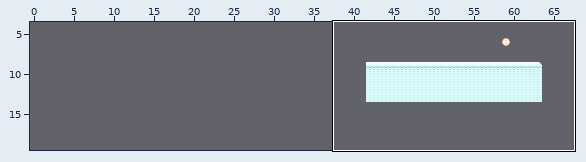
An edit to a level. Tiled map, resources/maps/level5.tmx. The first picture is a wide view before the edit; the outline marks the close-up.
Close-up. Before the edit:
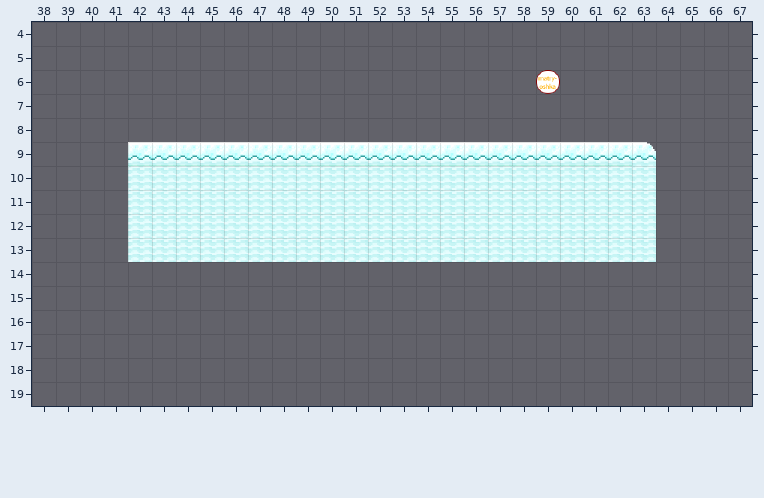
Cells are 32x32 px. Shown: x 38..67, y 4..19. The commit also changed other parts of the map, which this record leaves out. The old version is drawn lined up with the new one.
Once edited:
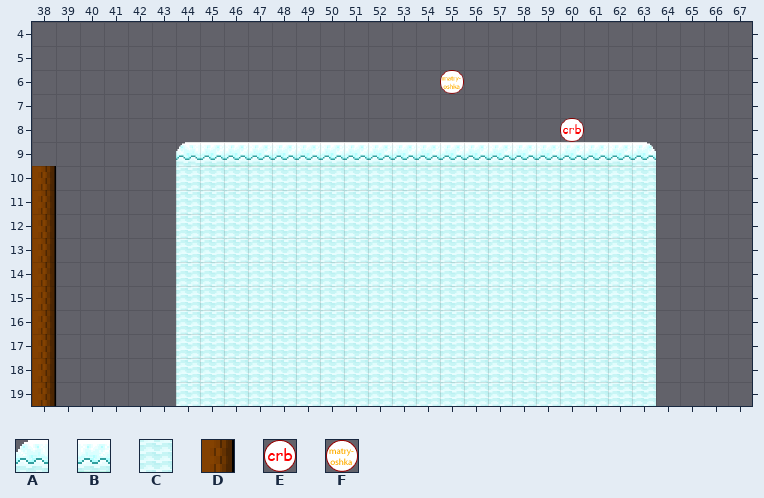
Key: from "tileChart": A 4, B 5, C 7, D 23, E 110, F 117.
_ is an empty cell.
The exact change:
everything moved by +42,-6 cells (the old picture is shown already moved)
Layer "tiles":
The edit turns tile B into tile A in row 9 at x 44.
There is now tile C in rows 14 to 19 at x 44 to 63.
There is now tile D in rows 10 to 19 at x 38.
There is now tile E in row 8 at x 60.
There is now tile F in row 6 at x 55.
Tile B is removed in row 9 at x 42 to 43.
Tile C is removed in rows 10 to 13 at x 42 to 43.
Tile F is removed in row 6 at x 59.
Where, in picture pixels (left, top, right, bottom), the same in both close-ups:
added: (440, 70, 464, 94)
removed: (536, 70, 560, 94)
added: (560, 118, 584, 142)
changed: (128, 142, 656, 406)
added: (32, 166, 56, 406)
